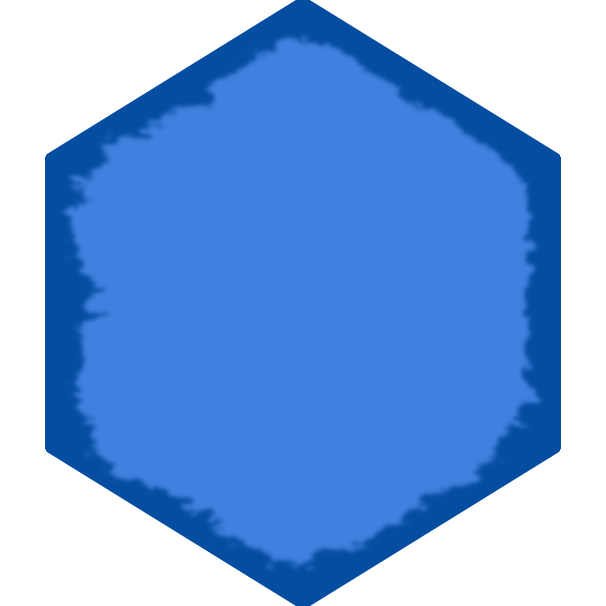
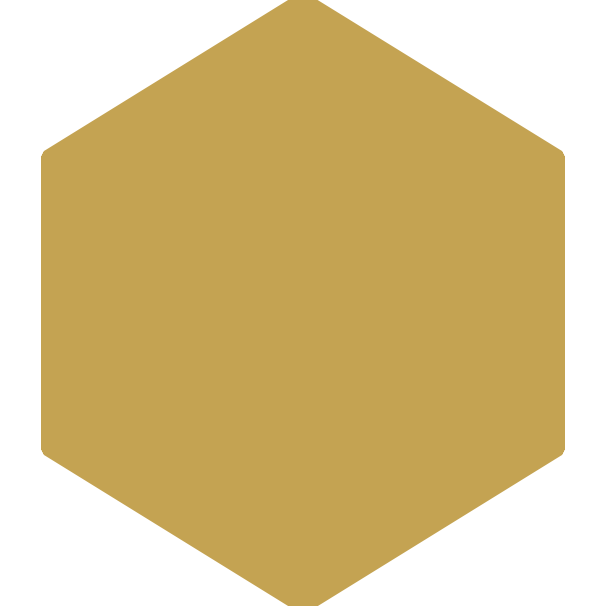
Layered file, before and after one edit (606 × 606). Changes by layer:
hid "sea-Kopie" over [58, 31, 547, 576]
showed "ground", painted on it over [41, 0, 565, 606]
hid "sea#2", painted on it over [41, 0, 565, 606]
